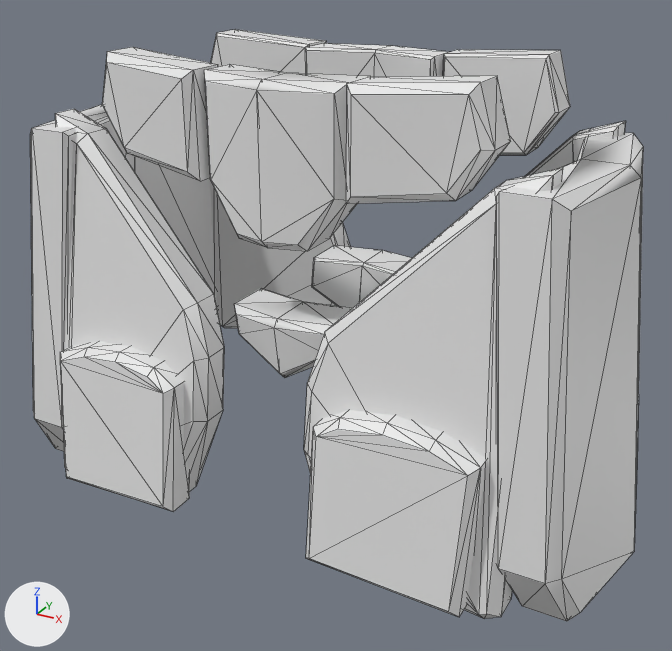
A saved change to the OBJ model assets/meshes/mech2/torso/pelvis_white.obj.
Before and after are seen from a 50 mm camera at (4.92, -8.92, 6.68) aimed at (0.13, -0.22, 2.33). The axes (+X, +Y, +Z) are drawn at lower left. The lights are the same throughout. The picture after the commit comes second. Mesh edges are drawn as thin lines. Where no turn or scale is listed for an object, it has been applied to the vertices. Vertices at exactly the same position are counted once.

Objects in the first picture: 'pelvis_white'.
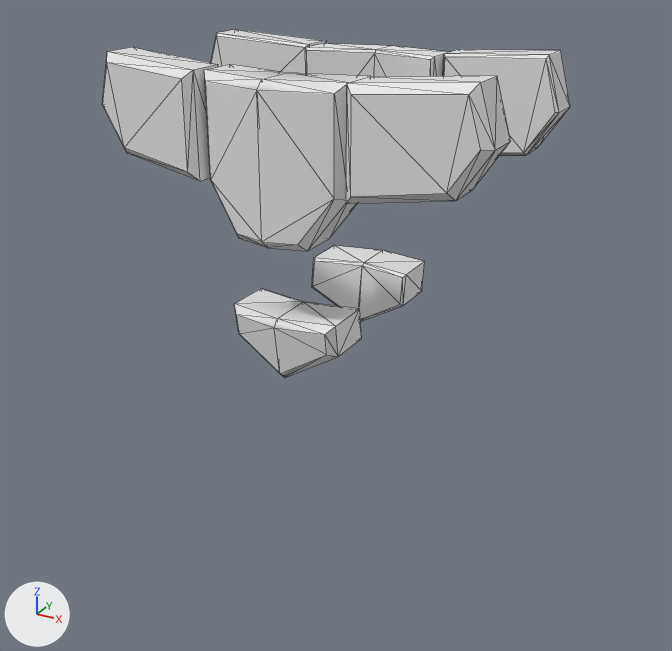
What the commit changed:
me_pelvis_white is used by ob_pelvis_white; location (0.0, 0.0, 0.0).
me_pelvis_white had 500 vertices, 962 faces and spanned x -3.76..3.76, y -2.25..2.16, z 0.29..5.39.
me_pelvis_white now has 192 vertices, 376 faces and spans x -2.24..2.24, y -1.51..1.51, z 2.03..5.39.
me_pelvis_white part 1: 10 loose pieces with 308 vertices, spanning x -3.76..3.76, y -2.25..2.16, z 0.29..4.69, are deleted.

Changed parts and their boxes [x1, y1, x2, y2] in the pictures (672 x 651 px):
'pelvis_white', reshaped (24% narrower, 41% shorter): before [30, 29, 643, 621]; after [102, 29, 570, 378]
part 1 of me_pelvis_white, deleted: before [30, 104, 643, 621]
